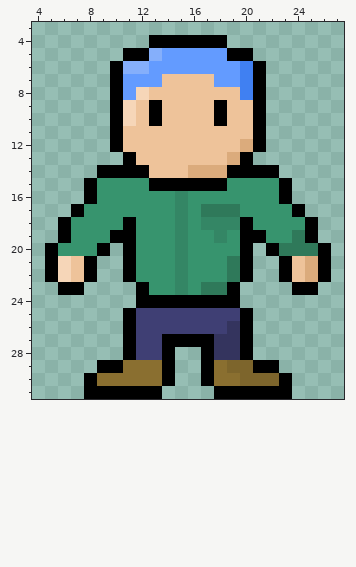
Two states of a pixel-art sprite, Slime Mall/Assets/2D Art Assets/Slime/SlimeNPCTransformation.png. This is how it looked before the edit.
The file is 32x32 pixels. Shown: x 4..27, y 3..31.
Now the later version:
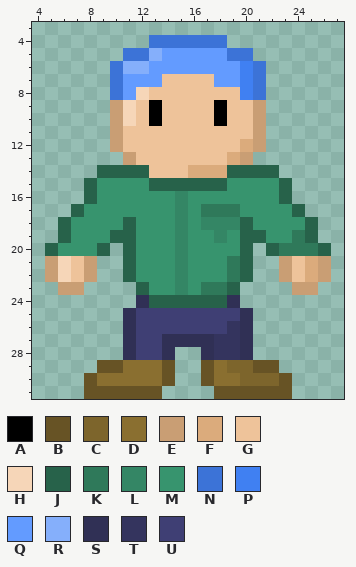
Palette (. is transparent): A #000000  B #675325  C #7d652c  D #8a6f30  E #c99e74  F #dbab7c  G #eec39a  H #f6d6b8  J #27624a  K #2f795a  L #348665  M #37946e  N #3c73d7  P #4080f2  Q #639bff  R #85affb  S #303055  T #34345e  U #3f3f74
From old to new:
{"y":4,"x":13,"old":"AAAAAA","new":"NNNNNN"}
{"y":5,"x":11,"old":"AA","new":"NN"}
{"y":5,"x":19,"old":"AA","new":"NN"}
{"y":6,"x":10,"old":"A","new":"N"}
{"y":6,"x":21,"old":"A","new":"N"}
{"y":7,"x":10,"old":"A","new":"N"}
{"y":7,"x":21,"old":"A","new":"N"}
{"y":8,"x":10,"old":"A","new":"N"}
{"y":8,"x":21,"old":"A","new":"N"}
{"y":9,"x":10,"old":"A","new":"E"}
{"y":9,"x":21,"old":"A","new":"E"}
{"y":10,"x":10,"old":"A","new":"E"}
{"y":10,"x":21,"old":"A","new":"E"}
{"y":11,"x":10,"old":"A","new":"E"}
{"y":11,"x":21,"old":"A","new":"E"}
{"y":12,"x":10,"old":"A","new":"E"}
{"y":12,"x":21,"old":"A","new":"E"}
{"y":13,"x":11,"old":"A","new":"E"}
{"y":13,"x":20,"old":"A","new":"E"}
{"y":14,"x":9,"old":"AAAA","new":"JJJJ"}
{"y":14,"x":19,"old":"AAAA","new":"JJJJ"}
{"y":15,"x":8,"old":"A","new":"J"}
{"y":15,"x":13,"old":"AAAAAA","new":"JJJJJJ"}
{"y":15,"x":23,"old":"A","new":"J"}
{"y":16,"x":8,"old":"A","new":"J"}
{"y":16,"x":23,"old":"A","new":"J"}
{"y":17,"x":7,"old":"A","new":"J"}
{"y":17,"x":24,"old":"A","new":"J"}
{"y":18,"x":6,"old":"A","new":"J"}
{"y":18,"x":11,"old":"A","new":"J"}
{"y":18,"x":20,"old":"A","new":"J"}
{"y":18,"x":25,"old":"A","new":"J"}
{"y":19,"x":6,"old":"A","new":"J"}
{"y":19,"x":10,"old":"AA","new":"JJ"}
{"y":19,"x":20,"old":"AA","new":"JJ"}
{"y":19,"x":25,"old":"A","new":"J"}
{"y":20,"x":5,"old":"A","new":"J"}
{"y":20,"x":9,"old":"A","new":"J"}
{"y":20,"x":11,"old":"A","new":"J"}
{"y":20,"x":20,"old":"A","new":"J"}
{"y":20,"x":22,"old":"A","new":"J"}
{"y":20,"x":26,"old":"A","new":"J"}
{"y":21,"x":5,"old":"A","new":"E"}
{"y":21,"x":8,"old":"A","new":"E"}
{"y":21,"x":11,"old":"A","new":"J"}
{"y":21,"x":20,"old":"A","new":"J"}
{"y":21,"x":23,"old":"A","new":"E"}
{"y":21,"x":26,"old":"A","new":"E"}
{"y":22,"x":5,"old":"A","new":"E"}
{"y":22,"x":8,"old":"A","new":"E"}
{"y":22,"x":11,"old":"A","new":"J"}
{"y":22,"x":20,"old":"A","new":"J"}
{"y":22,"x":23,"old":"A","new":"E"}
{"y":22,"x":26,"old":"A","new":"E"}
{"y":23,"x":6,"old":"AA","new":"EE"}
{"y":23,"x":12,"old":"A","new":"J"}
{"y":23,"x":19,"old":"A","new":"J"}
{"y":23,"x":24,"old":"AA","new":"EE"}
{"y":24,"x":12,"old":"AAAAAAAA","new":"SJJJJJJS"}
{"y":25,"x":11,"old":"A","new":"S"}
{"y":25,"x":20,"old":"A","new":"S"}
{"y":26,"x":11,"old":"A","new":"S"}
{"y":26,"x":20,"old":"A","new":"S"}
{"y":27,"x":11,"old":"A","new":"S"}
{"y":27,"x":14,"old":"AAAA","new":"SSSS"}
{"y":27,"x":20,"old":"A","new":"S"}
{"y":28,"x":11,"old":"A","new":"S"}
{"y":28,"x":14,"old":"A","new":"S"}
{"y":28,"x":17,"old":"A","new":"S"}
{"y":28,"x":20,"old":"A","new":"S"}
{"y":29,"x":9,"old":"AA","new":"BB"}
{"y":29,"x":14,"old":"A","new":"B"}
{"y":29,"x":17,"old":"A","new":"B"}
{"y":29,"x":21,"old":"AA","new":"BB"}
{"y":30,"x":8,"old":"A","new":"B"}
{"y":30,"x":14,"old":"A","new":"B"}
{"y":30,"x":17,"old":"A","new":"B"}
{"y":30,"x":23,"old":"A","new":"B"}
{"y":31,"x":8,"old":"AAAAAA","new":"BBBBBB"}
{"y":31,"x":18,"old":"AAAAAA","new":"BBBBBB"}
{"label":"changed","picture_box":[45,35,331,399]}
